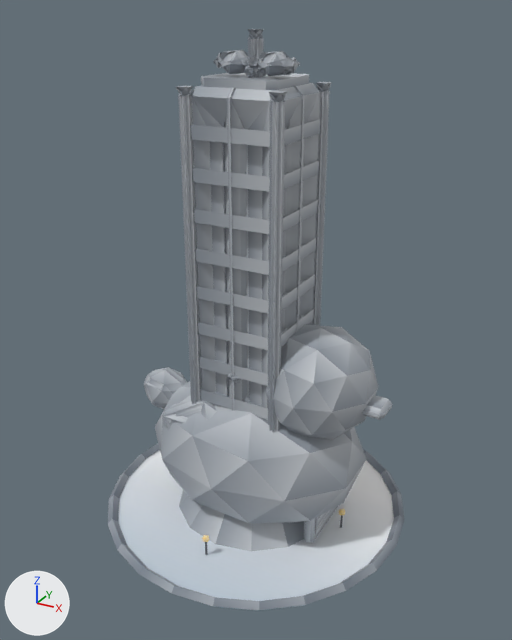
Renders of the Blender file art/source/dt_theme.blend from each side of a commit.
Both versions are drawn from a camera (50 mm lens) standing at (38.3, -69.5, 62.0) and looking at (0.5, -0.9, 27.7). Arrows for +X, +Y and +Z are at lower left; the lights stay in place. The first picture is the older version.

In view in the first picture: 'dt_giant_duck', 'dt_glass_tower_bow', 'dt_ice_rink', 'dt_mega_tree', 'dt_snowplough'.
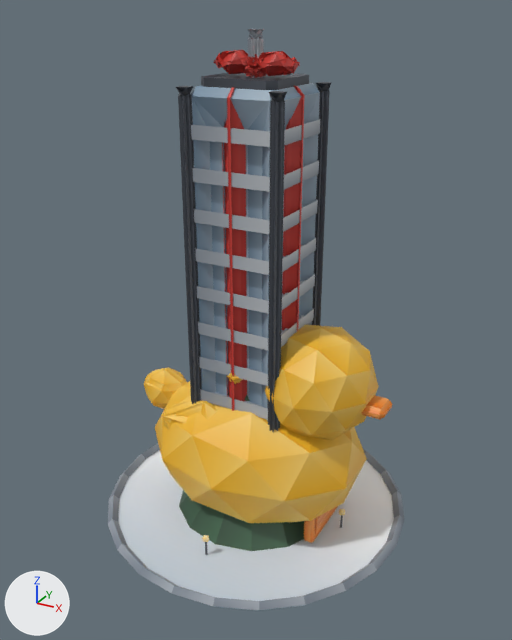
Scene script edits in JSON lines:
```json
{"block": "me_dt_giant_duck", "where": "me_dt_giant_duck.from_pydata(...)  # 768 vertices, 866 faces; spans x -17.5..17.5, y -11.3..11.3, z 0.0..28.0"}
{"block": "me_dt_giant_duck", "where": "# used by ob_dt_giant_duck; location = (0.0, 0.0, 0.0)"}
{"block": "me_dt_giant_duck", "change": "me_dt_giant_duck part 1: 866 kept faces spanning x -17.5..17.5, y -11.3..11.3, z 0.0..28.0 get new texture (UV) coordinates"}
{"block": "me_dt_glass_tower_bow", "where": "me_dt_glass_tower_bow.from_pydata(...)  # 796 vertices, 854 faces; spans x -6.1..6.1, y -6.1..6.1, z 0.0..60.0"}
{"block": "me_dt_glass_tower_bow", "where": "# used by ob_dt_glass_tower_bow; location = (0.0, 0.0, 0.0)"}
{"block": "me_dt_glass_tower_bow", "change": "me_dt_glass_tower_bow part 2: texture (UV) coordinates of 530 of 854 faces, centred in x -5.8..5.8, y -5.8..5.8, z 0.0..57.9, changed; they spanned u 0.0..0.12, v 0.81..0.87 and now span u 0.0..0.75, v 0.75..0.94"}
{"block": "me_dt_mega_tree", "where": "me_dt_mega_tree.from_pydata(...)  # 791 vertices, 897 faces; spans x -10.3..10.3, y -10.5..10.5, z 0.0..45.0"}
{"block": "me_dt_mega_tree", "where": "# used by ob_dt_mega_tree; location = (0.0, 0.0, 0.0)"}
{"block": "me_dt_mega_tree", "change": "me_dt_mega_tree part 3: texture (UV) coordinates of 897 of 897 faces, centred in x -10.1..10.1, y -9.9..9.9, z 0.0..44.9, changed; they spanned u 0.0..0.12, v 0.81..0.87 and now span u 0.0..1.0, v 0.75..0.87"}
{"block": "me_dt_snowplough", "where": "me_dt_snowplough.from_pydata(...)  # 550 vertices, 574 faces; spans x -11.0..11.0, y -5.5..5.5, z 0.0..9.9"}
{"block": "me_dt_snowplough", "where": "# used by ob_dt_snowplough; location = (0.0, 0.0, 0.0)"}
{"block": "me_dt_snowplough", "change": "me_dt_snowplough part 4: 574 kept faces spanning x -11.0..11.0, y -5.5..5.5, z 0.0..9.9 get new texture (UV) coordinates"}
```

Boxes (x1, y1, x2, y2) around the edits, measured in the pictures (512 x 640 px):
```json
{"part": 1, "of": "me_dt_giant_duck", "change": "surface changed", "before": [144, 324, 393, 523], "after": [144, 324, 393, 523], "on screen": "grey to orange"}
{"part": 2, "of": "me_dt_glass_tower_bow", "change": "surface changed", "before": [176, 50, 332, 432], "after": [176, 50, 332, 432], "on screen": "darker"}
{"part": 3, "of": "me_dt_mega_tree", "change": "surface changed", "before": [179, 373, 304, 551], "after": [179, 373, 304, 551], "on screen": "grey to green"}
{"part": 4, "of": "me_dt_snowplough", "change": "surface changed", "before": [304, 506, 338, 543], "after": [304, 506, 338, 543], "on screen": "grey to brown"}
```
